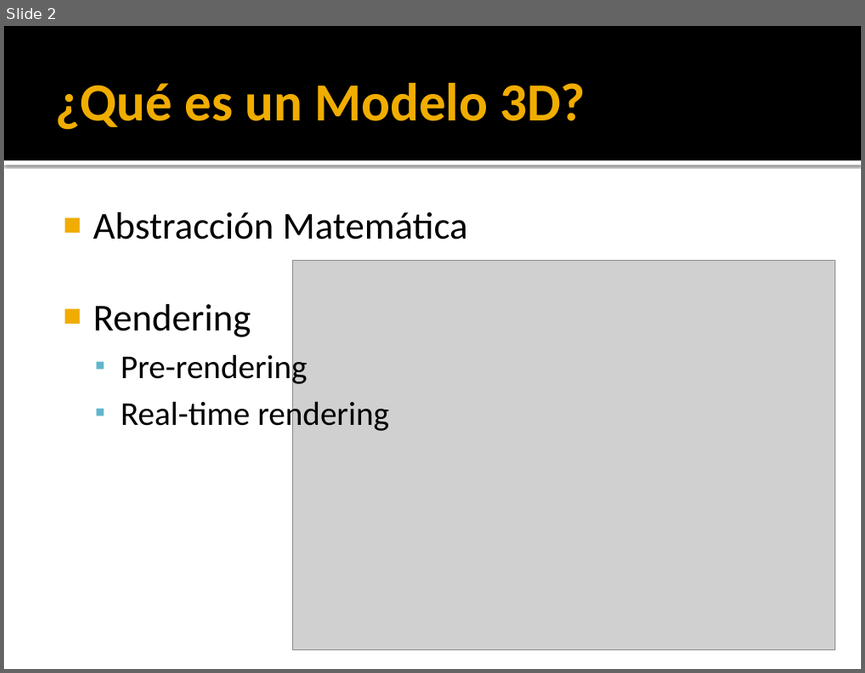
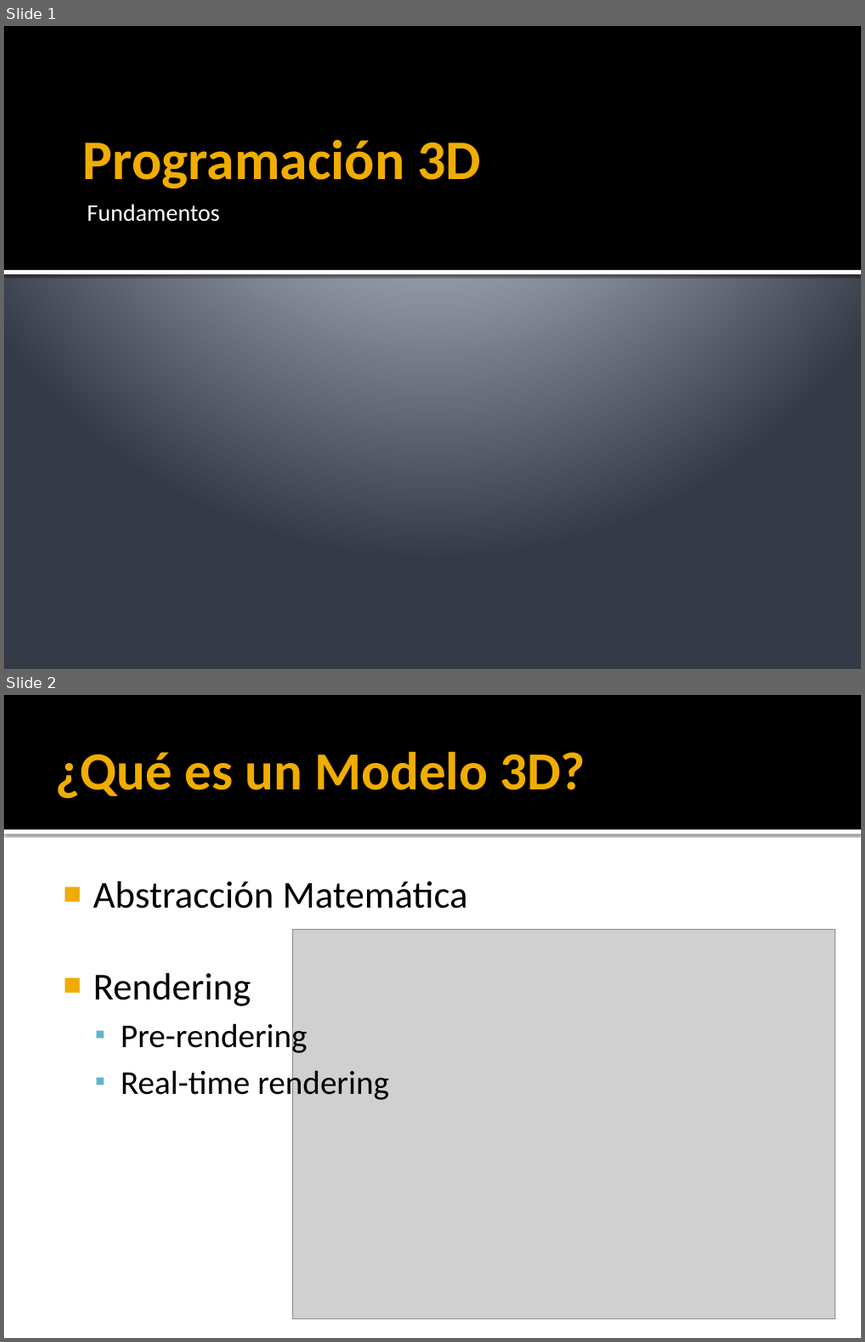
Before and after one commit to kringol/java3dengine, a slide deck: teoria/j3dEngine_chapter2.pptx. Shown one above the other, each under a label of ours: slide 2 before the commit, slides 1 and 2 after it. The pictures are 865x673 and 865x1342 pixels, drawn with LibreOffice and Linux fonts; fonts in the diff are those of the drawing; grey boxes stand for pictures. Boxes give left, top, right and bottom in pixels: in the first picture for what was removed or moved away, otherwise in the second. Text is boxed around its words. In the diff, an @@ line names an element or a change of style, - is before the commit and + after.

```diff
--- a/teoria/j3dEngine_chapter2.pptx
+++ b/teoria/j3dEngine_chapter2.pptx
@@ slide 1 added at (x1=4, y1=26, x2=861, y2=669), background gradient #C1C5D3 to #BFC4D2 to #353B47 @@
@@ rectangle added at (x1=4, y1=26, x2=861, y2=270), fill #000000 @@
@@ title added at (x1=83, y1=140, x2=481, y2=188), 47 pt, text #F0AD00, bold @@
+Programación 3D
@@ text added at (x1=87, y1=204, x2=220, y2=222), 20 pt, text #FFFFFF @@
+Fundamentos
@@ rectangle added at (x1=4, y1=270, x2=861, y2=274), fill #FFFFFF @@
```
Also in this commit, not shown: 2 slides changed, 2 other slides added, 1 slide removed.
